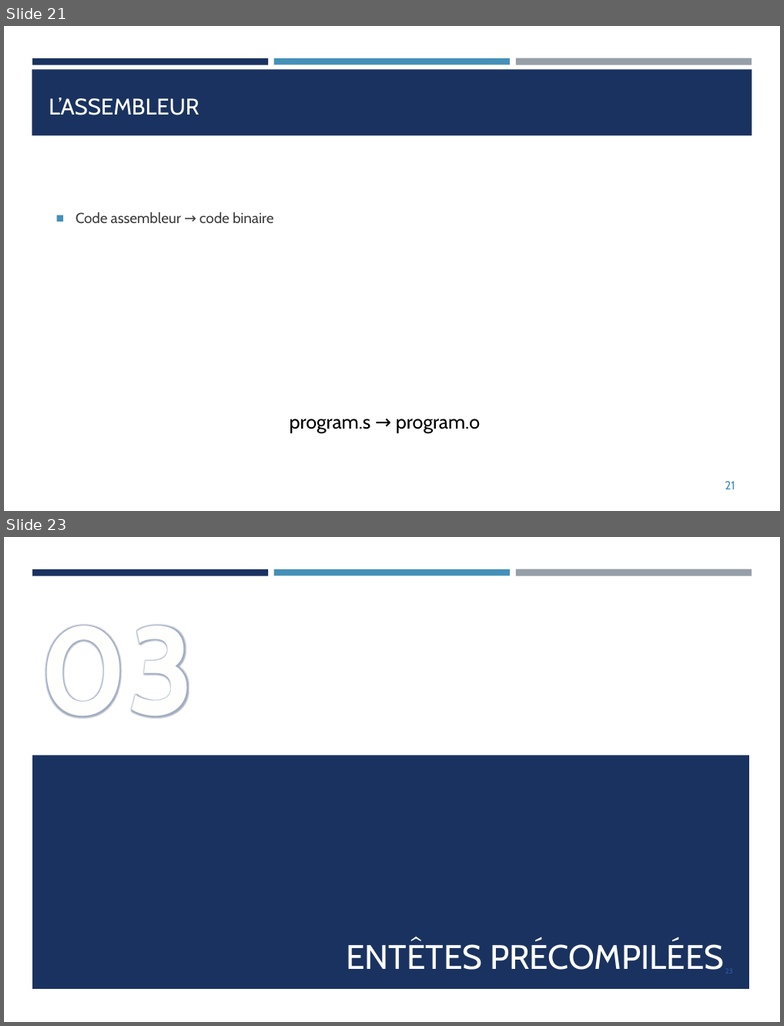
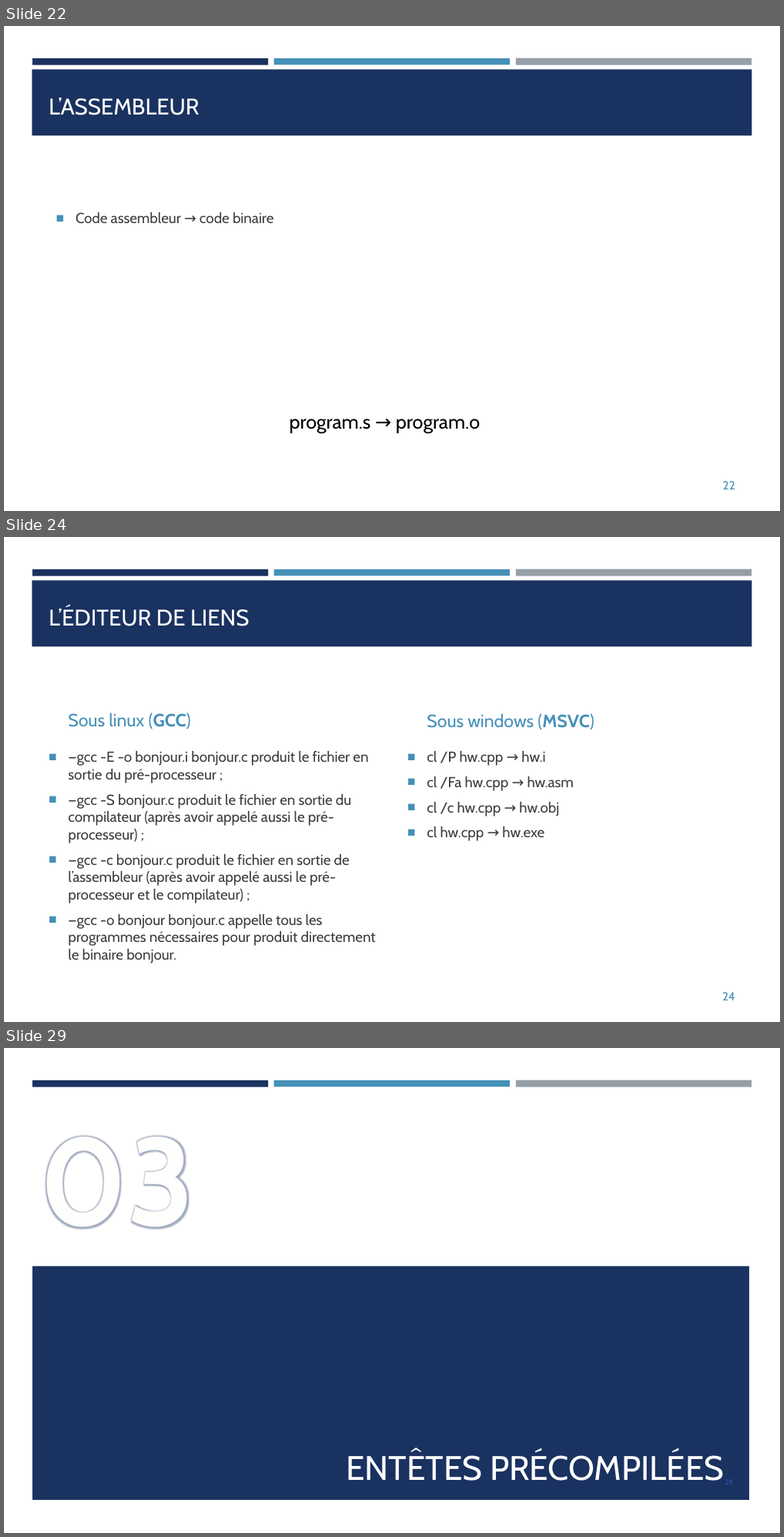
Before and after one commit to franckginguene/cpp_scalian, a slide deck: diapos/CPP_matin.pptx. Shown one above the other, each under a label of ours: slides 21 and 23 before the commit, slides 22, 24 and 29 after it; the slides between them are not shown. The pictures are 784x1026 and 784x1537 pixels, drawn with LibreOffice and Linux fonts; fonts in the diff are those of the drawing. Boxes give left, top, right and bottom in pixels: in the first picture for what was removed or moved away, otherwise in the second. Text is boxed around its words. In the diff, an @@ line names an element or a change of style, - is before the commit and + after.

```diff
--- a/diapos/CPP_matin.pptx
+++ b/diapos/CPP_matin.pptx
@@ slide 24 added at bbox=[4, 537, 780, 1022], background #FFFFFF; not listed: 4 template elements that a slide beside it also shows @@
@@ title added at bbox=[49, 606, 249, 626], 21 pt, text #FFFFFF @@
+L’ÉDITEUR DE LIENS
@@ text added at bbox=[68, 713, 191, 729], 16.5 pt, text #4590B8 @@
+Sous linux (GCC)
@@ text added at bbox=[427, 713, 594, 729], 16.5 pt, text #4590B8 @@
+Sous windows (MSVC)
@@ text added at bbox=[68, 751, 376, 960], 13.5 pt, text #3D3D3D @@
+■ —gcc -E -o bonjour.i bonjour.c produit le fichier en sortie du pré-processeur ;
+■ —gcc -S bonjour.c produit le fichier en sortie du compilateur (après avoir appelé aussi le pré-processeur) ;
+■ —gcc -c bonjour.c produit le fichier en sortie de l’assembleur (après avoir appelé aussi le pré-processeur et le compilateur) ;
+■ —gcc -o bonjour bonjour.c appelle tous les programmes nécessaires pour produit directement le binaire bonjour.
@@ text added at bbox=[427, 751, 575, 841], 13.5 pt, text #3D3D3D @@
+■ cl /P hw.cpp → hw.i
+■ cl /Fa hw.cpp → hw.asm
+■ cl /c hw.cpp → hw.obj
+■ cl hw.cpp → hw.exe
@@ page number added at bbox=[722, 992, 736, 1001], 11 pt, text #4590B8 @@
+24
@@ what was slide 21 is now slide 22 @@
@@ page number at bbox=[723, 481, 736, 490]: text changed @@
-21
+22
@@ what was slide 23 is now slide 29 @@
```
Also in this commit, not shown: 4 slides changed, 5 other slides added.
